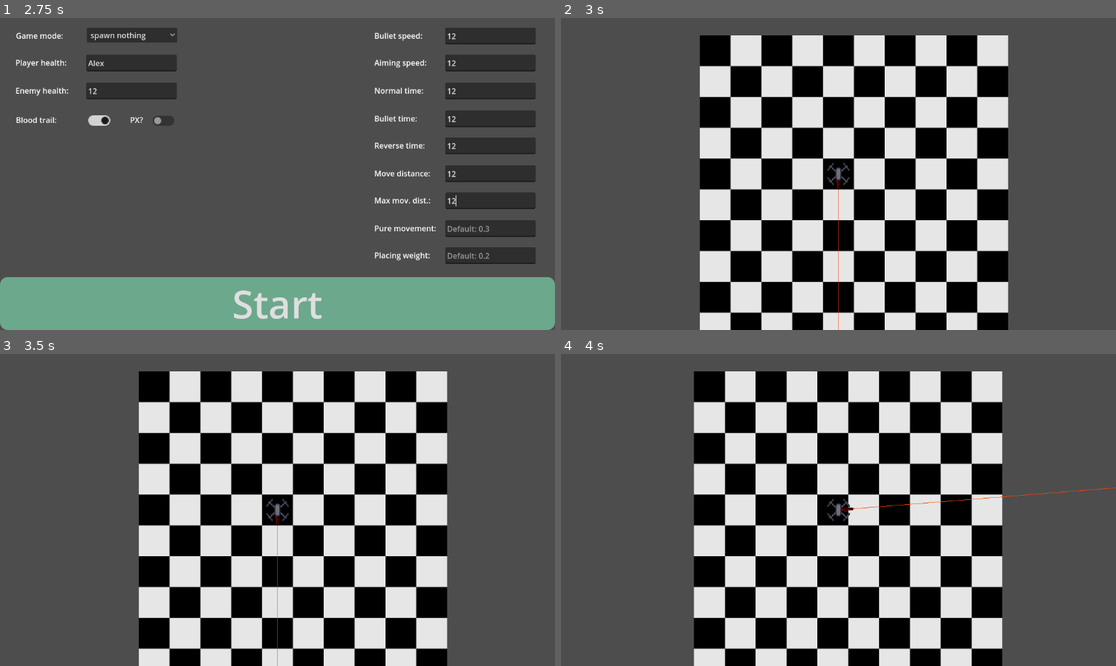
Above: before the commit, frames 1-4 (two rows, left to right).
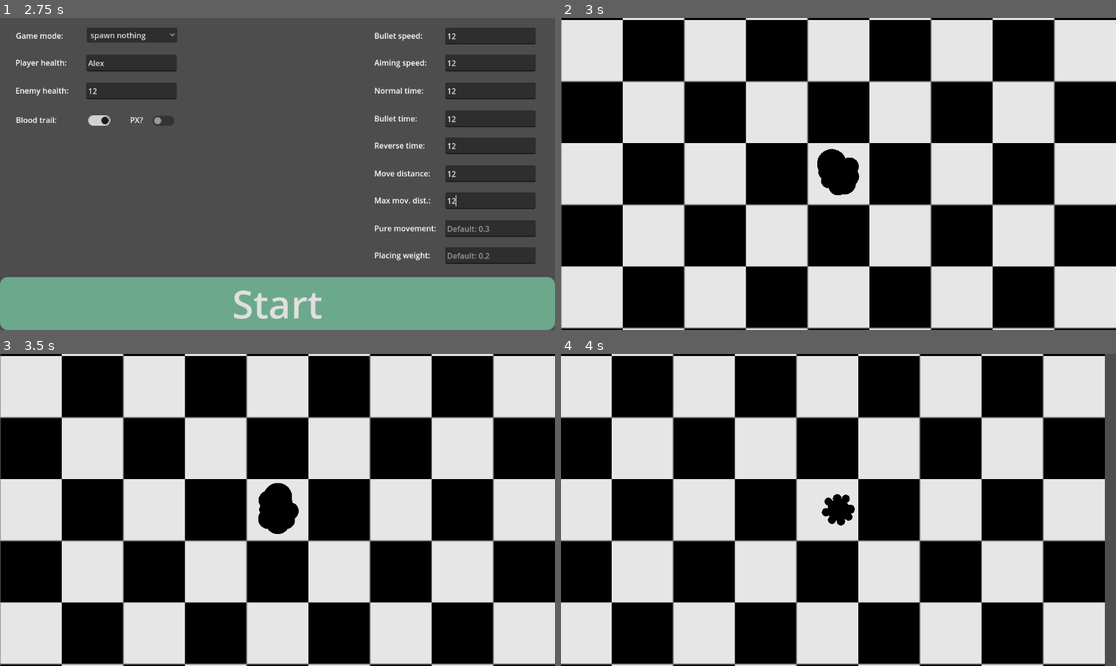
Above: after the commit, the same moments.

Repository: Meatplanter/Kelp_44
Game: Godot game, scene res://UI/main_menu.tscn
Two runs of this game, one before a commit and one after it. Both use one fixed random seed, a clock stepped at 60 frames per second and the inputs below.
Inputs (mouse positions are in pixels of both pictures, inside the frame that each line leads up to):
- Up to frame 1 (2.75 s): click (488, 36) at 0.52 s; type "12" at 0.6 s; click (488, 89) at 0.75 s; type "12" at 0.83 s; click (488, 61) at 0.98 s; type "12" at 1.07 s; click (133, 89) at 1.27 s; type "12" at 1.35 s; click (133, 61) at 1.5 s; type "Alex" at 1.58 s; click (488, 117) at 1.73 s; type "12" at 1.82 s; click (488, 145) at 2.02 s; type "12" at 2.1 s; click (488, 174) at 2.25 s; type "12" at 2.33 s; click (488, 202) at 2.48 s; type "12" at 2.57 s
- Up to frame 2 (3 s): click "Start" at 2.75 s
- Up to frame 3 (3.5 s): no input
- Up to frame 4 (4 s): tap Enter at 3.5 s; move the mouse to (960, 494) at 3.52 s; hold D (LS_move_right) from 3.53 s (still down); hold Space (Space) from 3.53 s (still down)

Frame 1 is identical in both runs. In frame 2, 75% of the frame differs, in the area x 0-100%, y 0-100%; in frame 3, 76%; in frame 4, 73%.

Commit message:
Knifedrone cont

Diff:
--- a/Character/drone_b.gd
+++ b/Character/drone_b.gd
@@ -1,43 +1,4 @@
 extends CharacterBody2D
 
-
-var SizeCircle0 = randf_range(2,5)
-var SizeCircle1 = randf_range(2,5)
-var SizeCircle2 = randf_range(2,5)
-var SizeCircle3 = randf_range(2,5)
-var SizeCircle4 = randf_range(2,5)
-var SizeCircle5 = randf_range(2,5)
-var SizeCircle6 = randf_range(2,5)
-var SizeCircle7 = randf_range(2,5)
-
-
-func point_position(shape: Node2D,point_number: int):
-	var points = shape.polygon
-	var local_point = points[point_number]
-	var global_point = shape.to_global(local_point)
-	return global_point
-
-func resize_circles():
-	SizeCircle0 *= randf_range(0.95,1.05)
-	SizeCircle1 *= randf_range(0.95,1.05)
-	SizeCircle2 *= randf_range(0.95,1.05)
-	SizeCircle3 *= randf_range(0.95,1.05)
-	SizeCircle4 *= randf_range(0.95,1.05)
-	SizeCircle5 *= randf_range(0.95,1.05)
-	SizeCircle6 *= randf_range(0.95,1.05)
-	SizeCircle7 *= randf_range(0.95,1.05)
-
-func _draw():
-	draw_circle(point_position(%DronePolygon,0),SizeCircle0,Color.AQUA)
-	draw_circle(point_position(%DronePolygon,1),SizeCircle1,Color.AQUA)
-	draw_circle(point_position(%DronePolygon,2),SizeCircle2,Color.AQUA)
-	draw_circle(point_position(%DronePolygon,3),SizeCircle3,Color.AQUA)
-	draw_circle(point_position(%DronePolygon,4),SizeCircle4,Color.AQUA)
-	draw_circle(point_position(%DronePolygon,5),SizeCircle5,Color.AQUA)
-	draw_circle(point_position(%DronePolygon,6),SizeCircle6,Color.AQUA)
-	draw_circle(point_position(%DronePolygon,7),SizeCircle7,Color.AQUA)
-
-
-func _process(delta):
-	queue_redraw()
-	resize_circles()
+func _physics_process(delta):
+	move_and_slide()
--- a/Character/drone_b.tscn
+++ b/Character/drone_b.tscn
@@ -1,16 +1,19 @@
-[gd_scene load_steps=2 format=3 uid="uid://dmtypxadkws4h"]
+[gd_scene load_steps=4 format=3 uid="uid://dmtypxadkws4h"]
 
 [ext_resource type="Script" uid="uid://canh7d30dcepa" path="res://Character/drone_b.gd" id="1_bg0jh"]
+[ext_resource type="PackedScene" uid="uid://cv4l28iwn2tvb" path="res://Movement styles/movement_style_3.tscn" id="2_k3ut1"]
+[ext_resource type="Script" uid="uid://cnqxx0jqqoh52" path="res://Character/drone_polygon.gd" id="2_s6hg2"]
 
 [node name="DroneB" type="CharacterBody2D"]
 script = ExtResource("1_bg0jh")
 
-[node name="Area2D" type="Area2D" parent="."]
-
-[node name="DronePolygon" type="Polygon2D" parent="Area2D"]
+[node name="DronePolygon" type="Polygon2D" parent="."]
 unique_name_in_owner = true
-color = Color(0, 0, 0, 0.756863)
+color = Color(0, 0, 0, 1)
 polygon = PackedVector2Array(-4.5, -4.5, 0, -6, 4.5, -4.5, 6, 0, 4.5, 4.5, 0, 6, -4.5, 4.5, -6, 0)
+script = ExtResource("2_s6hg2")
 
 [node name="Camera2D" type="Camera2D" parent="."]
 zoom = Vector2(4, 4)
+
+[node name="MovementStyle3" parent="." instance=ExtResource("2_k3ut1")]
--- /dev/null
+++ b/Character/drone_polygon.gd
@@ -0,0 +1,77 @@
+extends Polygon2D
+
+@export var minCircleSize = 2
+@export var maxCircleSize = 8
+@export var minCircleDecr = 0.95
+@export var maxCircleIncr = 1.05
+
+var SizeCircle0 = randf_range(minCircleSize,maxCircleSize)
+var SizeCircle1 = randf_range(minCircleSize,maxCircleSize)
+var SizeCircle2 = randf_range(minCircleSize,maxCircleSize)
+var SizeCircle3 = randf_range(minCircleSize,maxCircleSize)
+var SizeCircle4 = randf_range(minCircleSize,maxCircleSize)
+var SizeCircle5 = randf_range(minCircleSize,maxCircleSize)
+var SizeCircle6 = randf_range(minCircleSize,maxCircleSize)
+var SizeCircle7 = randf_range(minCircleSize,maxCircleSize)
+
+
+func point_position(shape: Node2D, point_number: int):
+	var points = shape.polygon
+	return points[point_number]
+
+func resize_circles():
+	SizeCircle0 *= randf_range(minCircleDecr,maxCircleIncr)
+	SizeCircle1 *= randf_range(minCircleDecr,maxCircleIncr)
+	SizeCircle2 *= randf_range(minCircleDecr,maxCircleIncr)
+	SizeCircle3 *= randf_range(minCircleDecr,maxCircleIncr)
+	SizeCircle4 *= randf_range(minCircleDecr,maxCircleIncr)
+	SizeCircle5 *= randf_range(minCircleDecr,maxCircleIncr)
+	SizeCircle6 *= randf_range(minCircleDecr,maxCircleIncr)
+	SizeCircle7 *= randf_range(minCircleDecr,maxCircleIncr)
+
+	SizeCircle0 = clamp(SizeCircle0,minCircleSize,maxCircleSize)
+	SizeCircle1 = clamp(SizeCircle1,minCircleSize,maxCircleSize)
+	SizeCircle2 = clamp(SizeCircle2,minCircleSize,maxCircleSize)
+	SizeCircle3 = clamp(SizeCircle3,minCircleSize,maxCircleSize)
+	SizeCircle4 = clamp(SizeCircle4,minCircleSize,maxCircleSize)
+	SizeCircle5 = clamp(SizeCircle5,minCircleSize,maxCircleSize)
+	SizeCircle6 = clamp(SizeCircle6,minCircleSize,maxCircleSize)
+	SizeCircle7 = clamp(SizeCircle7,minCircleSize,maxCircleSize)
+
+func randomize_location(point: Vector2,max_radius: float):
+	var angle = randf_range(0,TAU)
+	var radius = randf_range(0,max_radius)
+	var new_pos = point + Vector2(cos(angle),sin(angle)) * radius
+	return new_pos
+
+func _draw():
+	draw_circle(randomize_location(point_position(%DronePolygon,0),1),SizeCircle0,Color.BLACK)
+	draw_circle(randomize_location(point_position(%DronePolygon,1),1),SizeCircle1,Color.BLACK)
+	draw_circle(randomize_location(point_position(%DronePolygon,2),1),SizeCircle2,Color.BLACK)
+	draw_circle(randomize_location(point_position(%DronePolygon,3),1),SizeCircle3,Color.BLACK)
+	draw_circle(randomize_location(point_position(%DronePolygon,4),1),SizeCircle4,Color.BLACK)
+	draw_circle(randomize_location(point_position(%DronePolygon,5),1),SizeCircle5,Color.BLACK)
+	draw_circle(randomize_location(point_position(%DronePolygon,6),1),SizeCircle6,Color.BLACK)
+	draw_circle(randomize_location(point_position(%DronePolygon,7),1),SizeCircle7,Color.BLACK)
+
+
+func _ready():
+	z_index = 100
+
+
+func _process(delta):
+	resize_circles()
+	%DronePolygon.rotate(0.02)
+	queue_redraw()
+
+
+func _input(event):
+	if event.is_action_pressed("Space"):
+		SizeCircle0 = minCircleSize
+		SizeCircle1 = minCircleSize
+		SizeCircle2 = minCircleSize
+		SizeCircle3 = minCircleSize
+		SizeCircle4 = minCircleSize
+		SizeCircle5 = minCircleSize
+		SizeCircle6 = minCircleSize
+		SizeCircle7 = minCircleSize
--- a/Main/game.gd
+++ b/Main/game.gd
@@ -28,7 +28,6 @@
 	Input.set_mouse_mode(Input.MOUSE_MODE_CONFINED_HIDDEN)
 
 func _process(delta: float) -> void:
-	queue_redraw()
 
 	enemy_count = 0
 	for child in get_children():
--- a/Main/game.tscn
+++ b/Main/game.tscn
@@ -2,7 +2,7 @@
 
 [ext_resource type="Texture2D" uid="uid://3sssh4smi3wv" path="res://Assets/Resized.png" id="1_e2o6t"]
 [ext_resource type="Script" uid="uid://cxp434ialc278" path="res://Main/game.gd" id="1_fc0e3"]
-[ext_resource type="PackedScene" uid="uid://dvb1p1kus3w7b" path="res://Character/drone_a.tscn" id="4_xmdxi"]
+[ext_resource type="PackedScene" uid="uid://dmtypxadkws4h" path="res://Character/drone_b.tscn" id="3_a3ye6"]
 
 [sub_resource type="TileSetAtlasSource" id="TileSetAtlasSource_fc0e3"]
 texture = ExtResource("1_e2o6t")
@@ -44,7 +44,8 @@
 wait_time = 2.0
 autostart = true
 
-[node name="DroneA" parent="." instance=ExtResource("4_xmdxi")]
+[node name="DroneB" parent="." instance=ExtResource("3_a3ye6")]
+position = Vector2(32, 0)
 
 [connection signal="timeout" from="BulletSpawnTime" to="." method="_on_bullet_spawn_time_timeout"]
 [connection signal="timeout" from="SlomoBulletSpawnTime" to="." method="_on_slomo_bullet_spawn_time_timeout"]
Not shown, added: Character/drone_polygon.gd.uid
